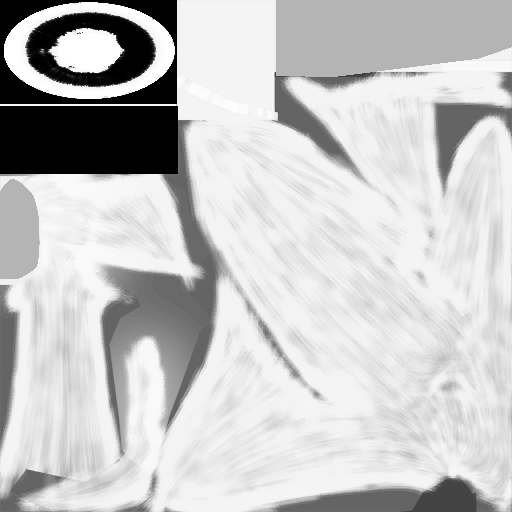
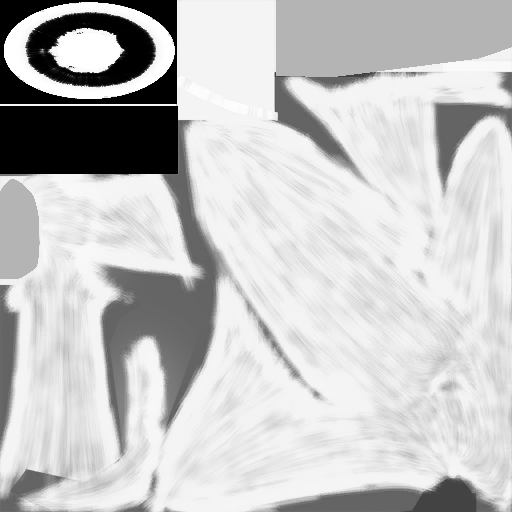
Layered file, before and after one edit (512x512). Changes by layer:
added layer "mask" above "EverythingElse" over [0, 174, 210, 512]
"EverythingElse": opacity 100% → 75%, painted on it over [0, 174, 210, 512]
